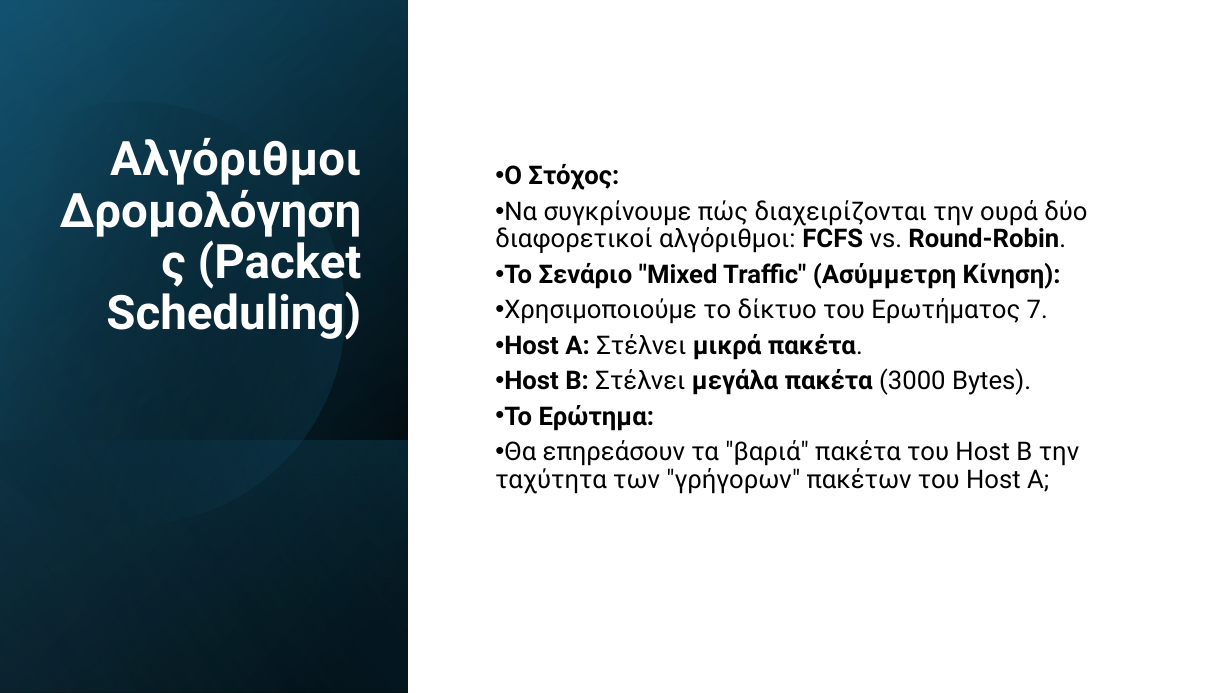
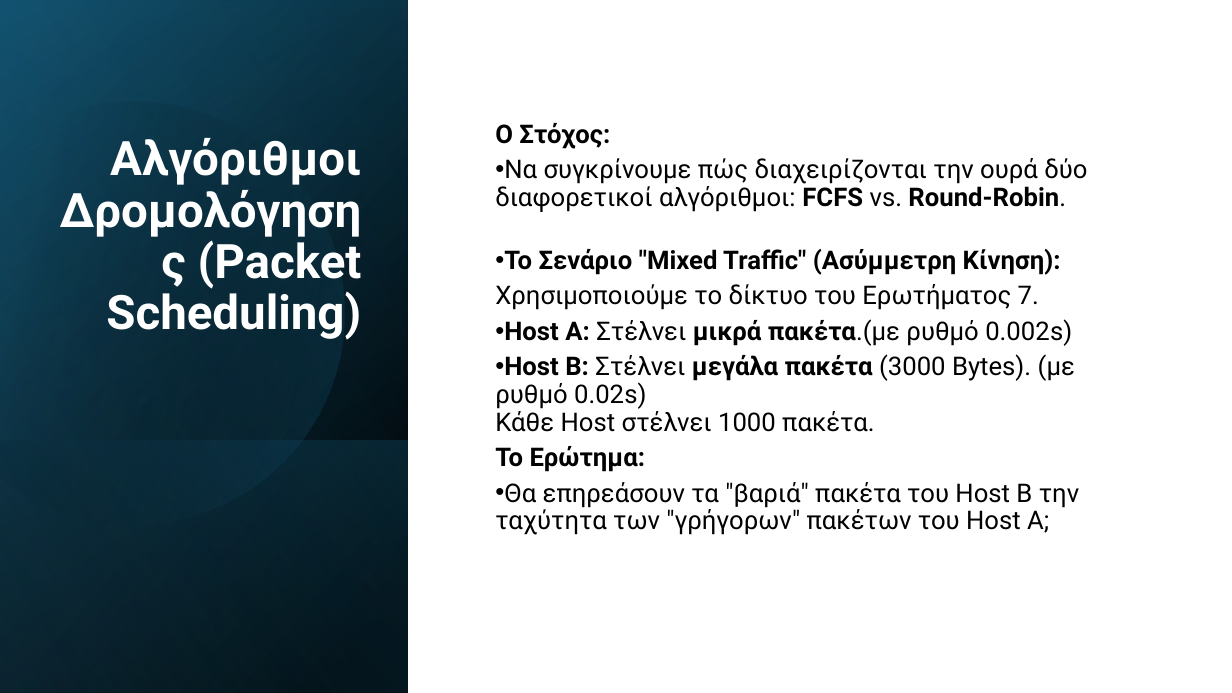
Before and after one commit to AlexandrosChal/Event-driven-network-simulation-in-Python-and-SimPy, a slide deck: slide 31 of Παρουσίαση.pptx. Drawn at 1232x693 pixels with LibreOffice and Linux fonts; fonts in the diff are those of the drawing. Boxes give left, top, right and bottom in pixels: in the first picture for what was removed or moved away, otherwise in the second. Text is boxed around its words. In the diff, an @@ line names an element or a change of style, - is before the commit and + after.

```diff
--- a/Παρουσίαση.pptx
+++ b/Παρουσίαση.pptx
@@ subtitle at (495,123,1039,472): bullet • to none @@
@@ subtitle at (495,319,1075,432): text changed; bold off @@
-• Host A: Στέλνει μικρά πακέτα.
-• Host B: Στέλνει μεγάλα πακέτα (3000 Bytes).
+• Host A: Στέλνει μικρά πακέτα.(με ρυθμό 0.002s)
+• Host B: Στέλνει μεγάλα πακέτα (3000 Bytes). (με ρυθμό 0.02s)
+  Κάθε Host στέλνει 1000 πακέτα.
```
Also in this commit, not shown: 3 other slides changed, 2 other files.
